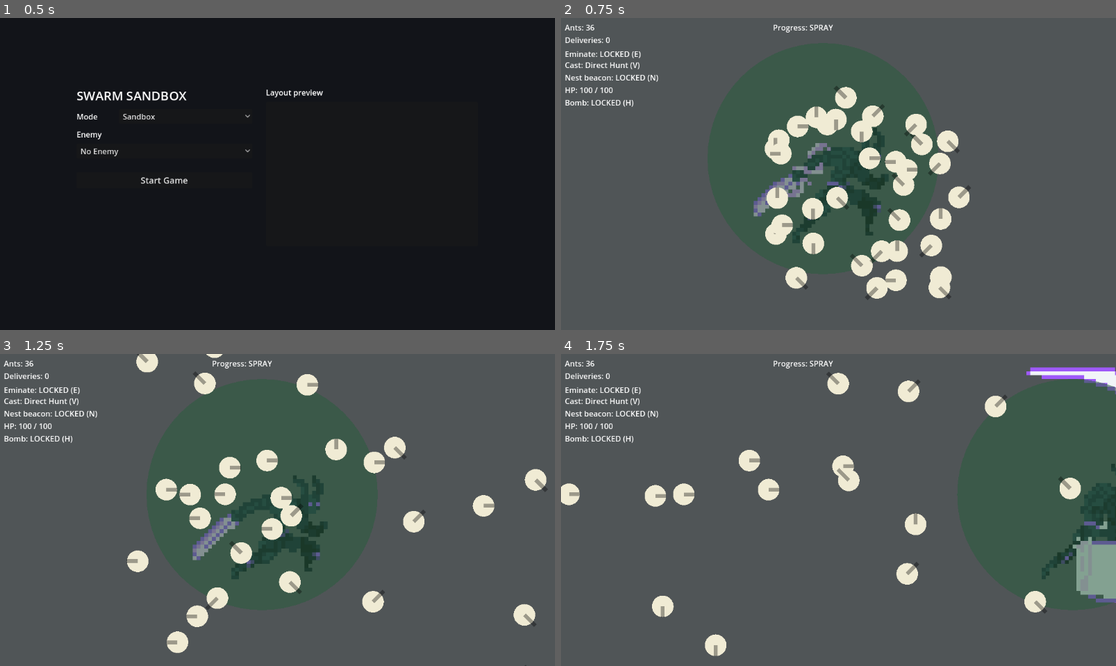
Above: before the commit, frames 1-4 (two rows, left to right).
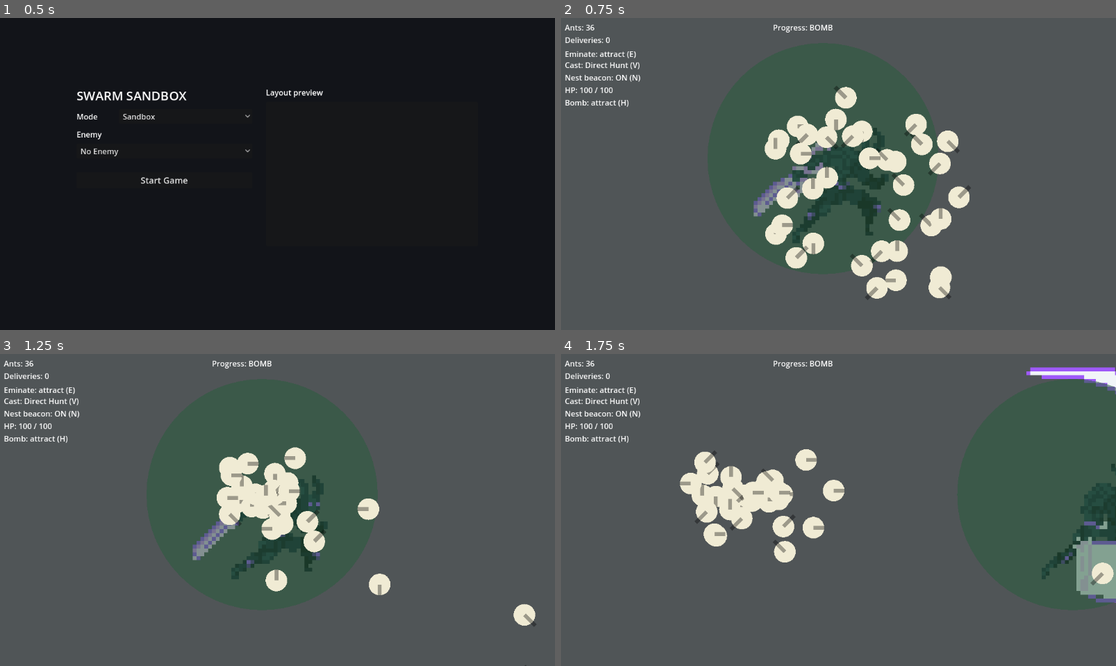
Above: after the commit, the same moments.

Repository: Luffy-design-AJ/Projects-MIT
Game: Godot game, scene res://main_menu.tscn
The game is run twice, just before and just after one commit, with the same random seed, the same clock (stepped at 60 frames per second) and the same inputs.
Inputs (mouse positions are in pixels of both pictures, inside the frame that each line leads up to):
- Up to frame 1 (0.5 s): no input
- Up to frame 2 (0.75 s): click "Start Game" at 0.5 s
- Up to frame 3 (1.25 s): no input
- Up to frame 4 (1.75 s): tap Enter at 1.25 s; move the mouse to (960, 494) at 1.27 s; hold Right (move_right) from 1.28 s (still down); tap C (Attack) at 1.35 s

Frame 1 is identical in both runs. In frame 2, 3.8% of the frame differs, in the area x 5-69%, y 2-88%; in frame 3, 7.9%, in the area x 5-99%, y 0-96%; in frame 4, 7.7%.

Commit message:
Spawn in BOMB mode; F still cycles all stages

Diff:
--- a/scripts/player.gd
+++ b/scripts/player.gd
@@ -32,7 +32,9 @@
 ## ants wander on their base physics. SPRAY -> EMINATE -> BEACON -> HUNT -> BOMB
 ## is the scalar-field unlock ladder; each stage gates only its own abilities.
 enum Stage { CONTROL, CARNAGE, LOCKOUT, SPRAY, EMINATE, BEACON, HUNT, BOMB }
-var stage: int = Stage.SPRAY
+## Spawn into BOMB mode (the top of the ladder); F still cycles through every
+## stage in enum order from here.
+var stage: int = Stage.BOMB
 
 var hunt_unlocked := false       # cast (hunt pheromone) works
 var all_hunt_unlocked := false   # loop/multi/bounce patterns available
